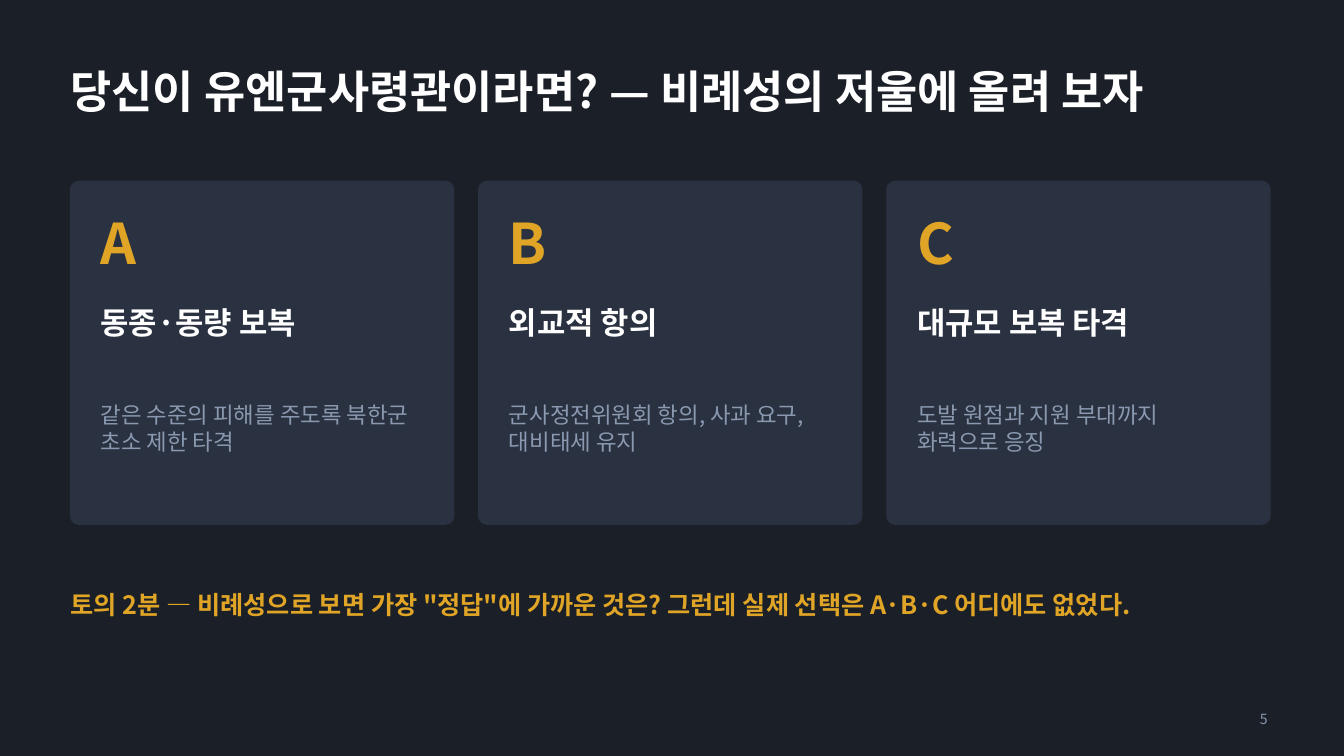
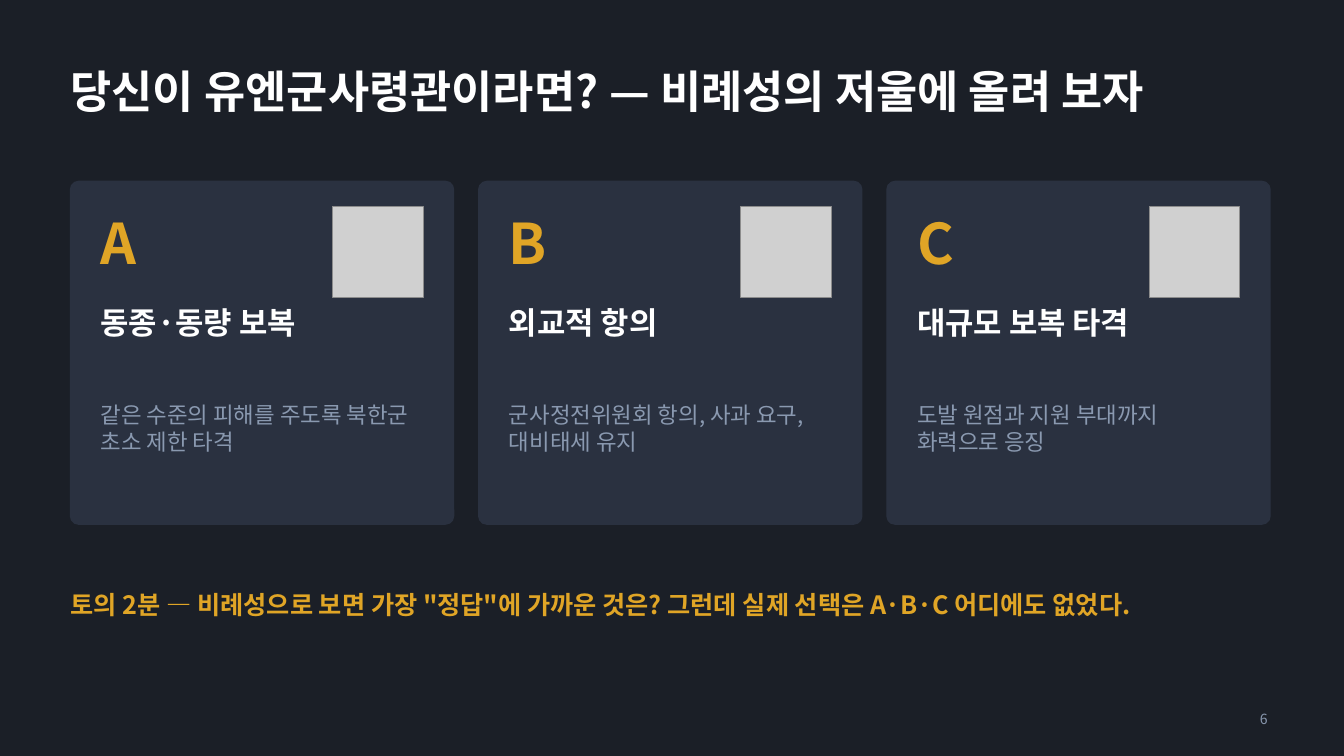
Before and after one commit to topys2000/study, a slide deck: slide 6 of 국지/공통/강평보조자료_비례성과_과거사례(판문점·연평도).pptx (slide 5 before the commit). Drawn at 1344x756 pixels with LibreOffice and Linux fonts; fonts in the diff are those of the drawing; grey boxes stand for pictures. Boxes give left, top, right and bottom in pixels: in the first picture for what was removed or moved away, otherwise in the second. Text is boxed around its words. In the diff, an @@ line names an element or a change of style, - is before the commit and + after.

```diff
--- a/국지/공통/강평보조자료_비례성과_과거사례(판문점·연평도).pptx
+++ b/국지/공통/강평보조자료_비례성과_과거사례(판문점·연평도).pptx
@@ picture added at (333, 207, 423, 297) @@
@@ picture added at (741, 207, 832, 297) @@
@@ picture added at (1149, 207, 1240, 297) @@
@@ page number at (1260, 713, 1268, 724): text changed @@
-5
+6
```
Also in this commit, not shown: 8 other slides changed, 2 slides added, 4 other files.
